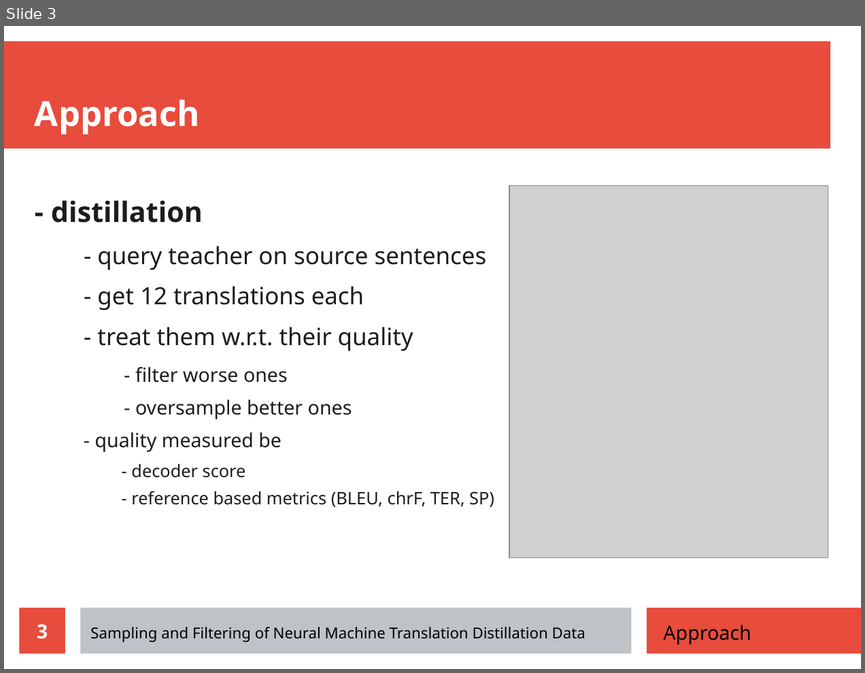
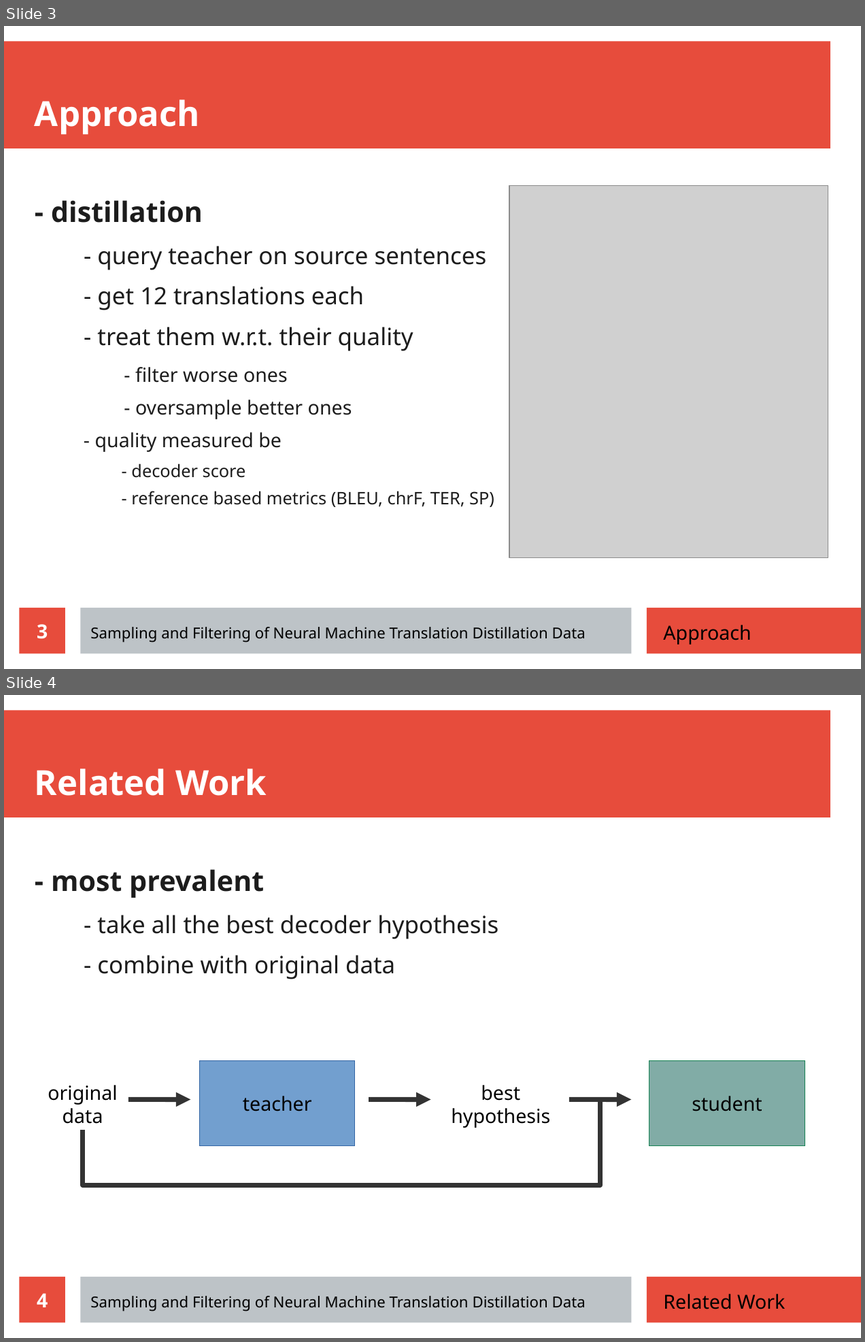
Before and after one commit to zouharvi/reference-mt-distill, a slide deck: meta/final_presentation.odp. Shown one above the other, each under a label of ours: slide 3 before the commit, slides 3 and 4 after it. The pictures are 865x673 and 865x1342 pixels, drawn with LibreOffice and Linux fonts; fonts in the diff are those of the drawing; grey boxes stand for pictures. Boxes give left, top, right and bottom in pixels: in the first picture for what was removed or moved away, otherwise in the second. Text is boxed around its words. In the diff, an @@ line names an element or a change of style, - is before the commit and + after.

Commit message:
Final Presentation: Related Work slides added

```diff
--- a/meta/final_presentation.odp
+++ b/meta/final_presentation.odp
@@ slide 4 added at [4, 695, 861, 1338], background #FFFFFF; not listed: 3 template elements that a slide beside it also shows @@
@@ title added at [35, 768, 266, 796], 32 pt, text #FFFFFF, bold @@
+Related Work
@@ text added at [51, 869, 498, 979], 22 pt, text #1C1C1C @@
+- most prevalent
+  - take all the best decoder hypothesis
+  - combine with original data
@@ rectangle added at [199, 1060, 355, 1146], fill #729FCF, outline #3465A4 0 pt, 18 pt, text #000000 @@
+teacher
@@ rectangle added at [649, 1060, 805, 1146], fill #81ACA6, outline #168253 0 pt, 18 pt, text #000000 @@
+student
@@ text added at [48, 1085, 117, 1123], 18 pt, text #000000 @@
+original data
@@ elbow line added from (82, 1130) to (600, 1100), #333333 4.51 pt @@
@@ arrow added from (128, 1100) to (190, 1100), #333333 4.51 pt @@
@@ arrow added from (368, 1100) to (431, 1100), #333333 4.51 pt @@
@@ text added at [451, 1085, 550, 1127], 18 pt, text #000000 @@
+best hypothesis
@@ arrow added from (569, 1100) to (632, 1100), #333333 4.51 pt @@
@@ page number added at [20, 1276, 65, 1323], fill #E74C3C, 18 pt, text #FFFFFF, bold @@
+4
@@ text added at [90, 1295, 585, 1311], 14 pt, text #000000 @@
+Sampling and Filtering of Neural Machine Translation Distillation Data
@@ text added at [663, 1293, 785, 1309], 18 pt, text #000000 @@
+Related Work
```
Also in this commit, not shown: 1 slide changed, 1 other slide added.
